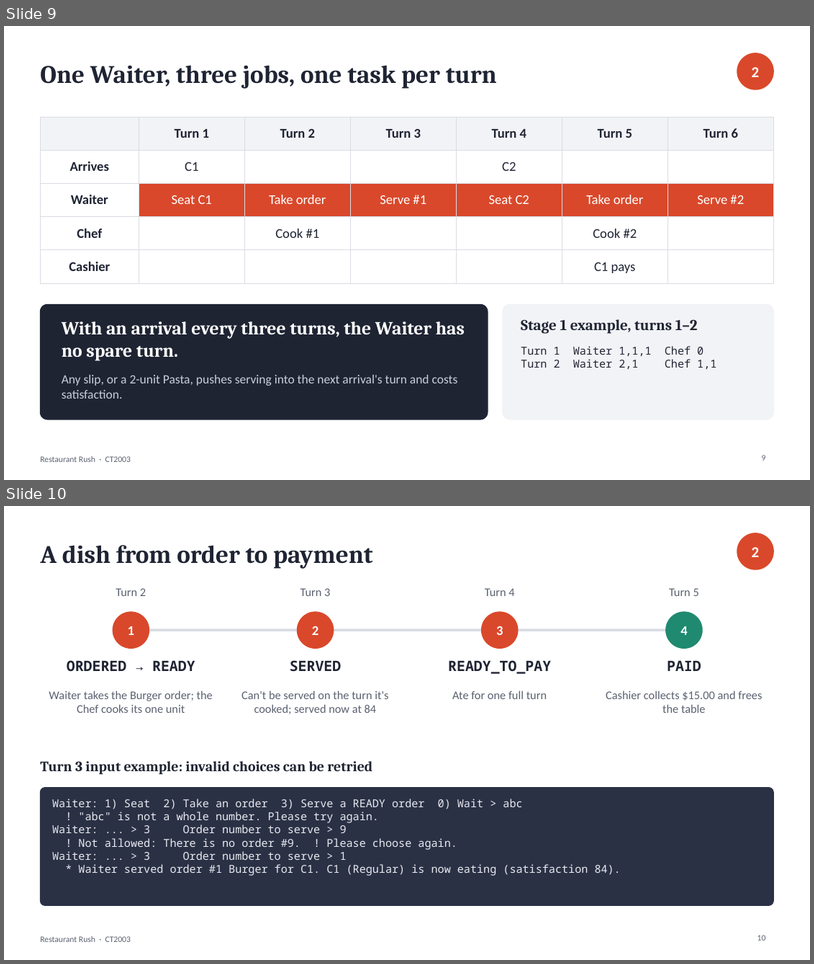
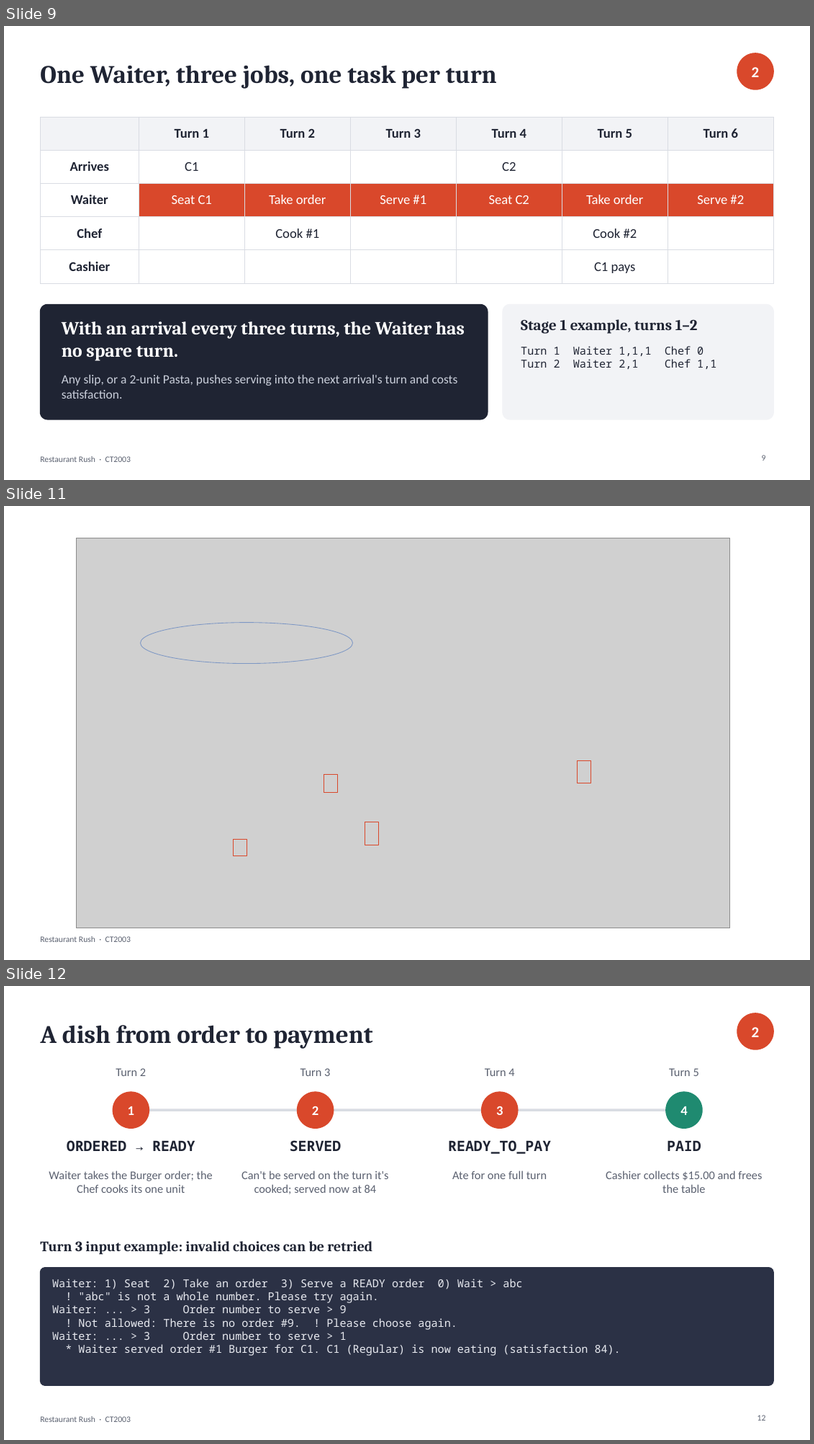
Before and after one commit to JeremyChooCK/CT2003-Restaurant-Rush, a slide deck: docs/presentation/RestaurantRush_Presentation.pptx. Shown one above the other, each under a label of ours: slides 9 and 10 before the commit, slides 9, 11 and 12 after it; the slides between them are not shown. The pictures are 814x964 and 814x1444 pixels, drawn with LibreOffice and Linux fonts; fonts in the diff are those of the drawing; grey boxes stand for pictures. Boxes give left, top, right and bottom in pixels: in the first picture for what was removed or moved away, otherwise in the second. Text is boxed around its words. In the diff, an @@ line names an element or a change of style, - is before the commit and + after.

Commit message:
Add slides

```diff
--- a/docs/presentation/RestaurantRush_Presentation.pptx
+++ b/docs/presentation/RestaurantRush_Presentation.pptx
@@ slide 11 added at (4,506,810,960), background #FFFFFF; not listed: 1 template element that a slide beside it also shows @@
@@ picture added at (76,538,730,928) @@
@@ ellipse added at (141,622,353,663), outline #7D97C4 0.75 pt @@
@@ rectangle added at (578,761,591,783), outline #D9482B 0.75 pt @@
@@ rectangle added at (324,774,337,792), outline #D9482B 0.75 pt @@
@@ rectangle added at (365,822,378,844), outline #D9482B 0.75 pt @@
@@ rectangle added at (233,839,247,856), outline #D9482B 0.75 pt @@
@@ what was slide 10 is now slide 12 @@
@@ page number at (758,1414,766,1420): text changed @@
-10
+12
```
Also in this commit, not shown: 2 other slides added.
